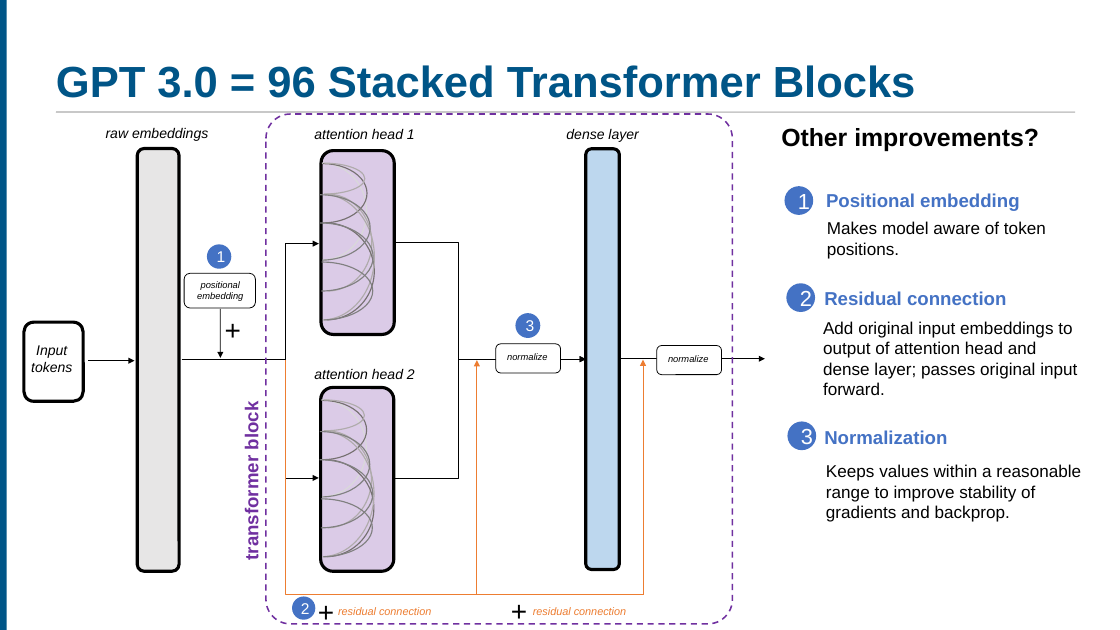
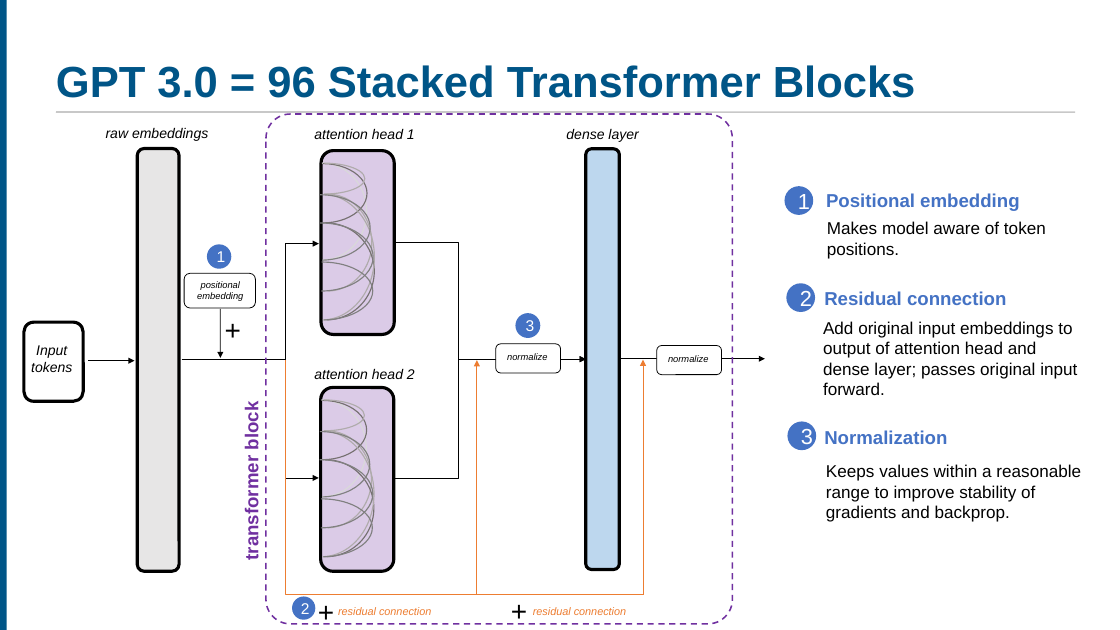
Before and after one commit to ucla-anderson-SSAI/SSAI, a slide deck: slide 3 of Slides/Week 7/Week7.pptx. Drawn at 1120x630 pixels with LibreOffice and Linux fonts; fonts in the diff are those of the drawing. Boxes give left, top, right and bottom in pixels: in the first picture for what was removed or moved away, otherwise in the second. Text is boxed around its words. In the diff, an @@ line names an element or a change of style, - is before the commit and + after.

```diff
--- a/Slides/Week 7/Week7.pptx
+++ b/Slides/Week 7/Week7.pptx
@@ text removed at box(781, 128, 1039, 151) @@
-Other improvements?
```
Also in this commit, not shown: 12 other slides changed, 2 other files.
